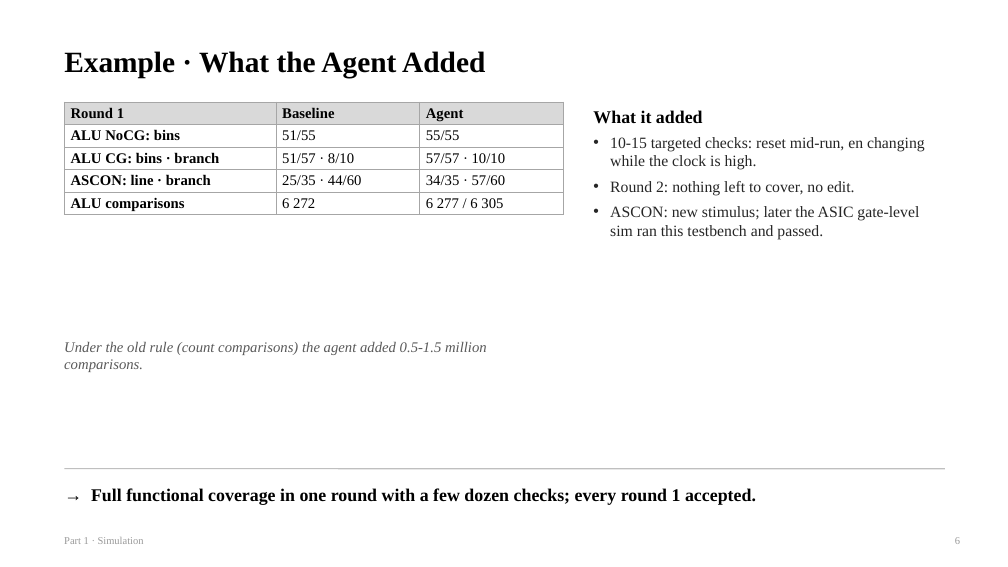
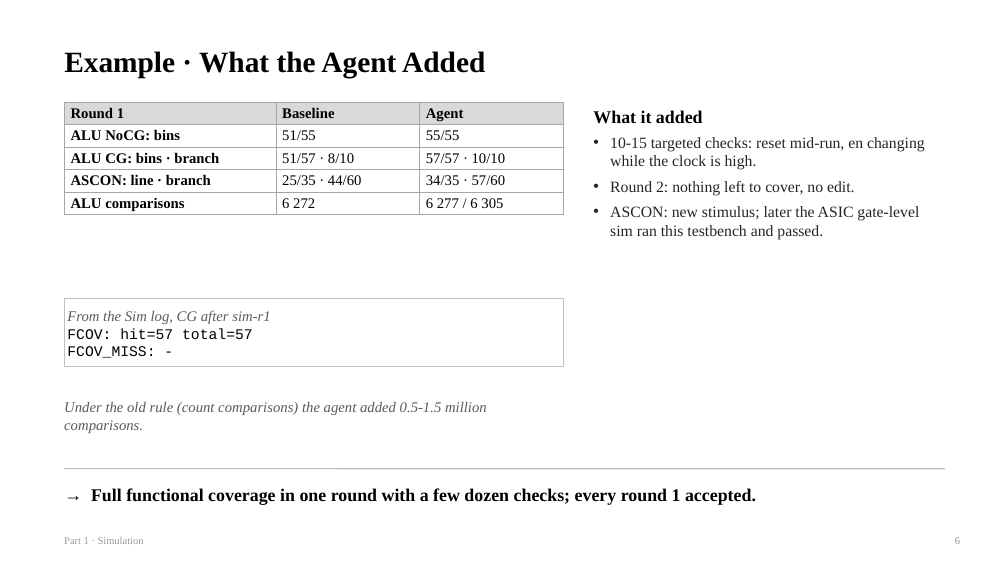
Before and after one commit to chipchip-tech/CHIA-workflow, a slide deck: slide 6 of projects/demo-alu/report/guides/1_Sim.pptx. Drawn at 1008x567 pixels with LibreOffice and Linux fonts; fonts in the diff are those of the drawing. Boxes give left, top, right and bottom in pixels: in the first picture for what was removed or moved away, otherwise in the second. Text is boxed around its words. In the diff, an @@ line names an element or a change of style, - is before the commit and + after.

```diff
--- a/projects/demo-alu/report/guides/1_Sim.pptx
+++ b/projects/demo-alu/report/guides/1_Sim.pptx
@@ rectangle added at [64, 299, 563, 367], outline #BFBFBF 0.75 pt, 14 pt, text #000000 @@
+From the Sim log, CG after sim-r1
+FCOV: hit=57 total=57
+FCOV_MISS: -
@@ text "Under the old rule (count ...": place and size @@
-text "Under the old rule (count ..." at [64, 342, 487, 372]
+text "Under the old rule (count ..." at [64, 402, 487, 433]
```
Also in this commit, not shown: 1 other slide changed, 5 other files.
